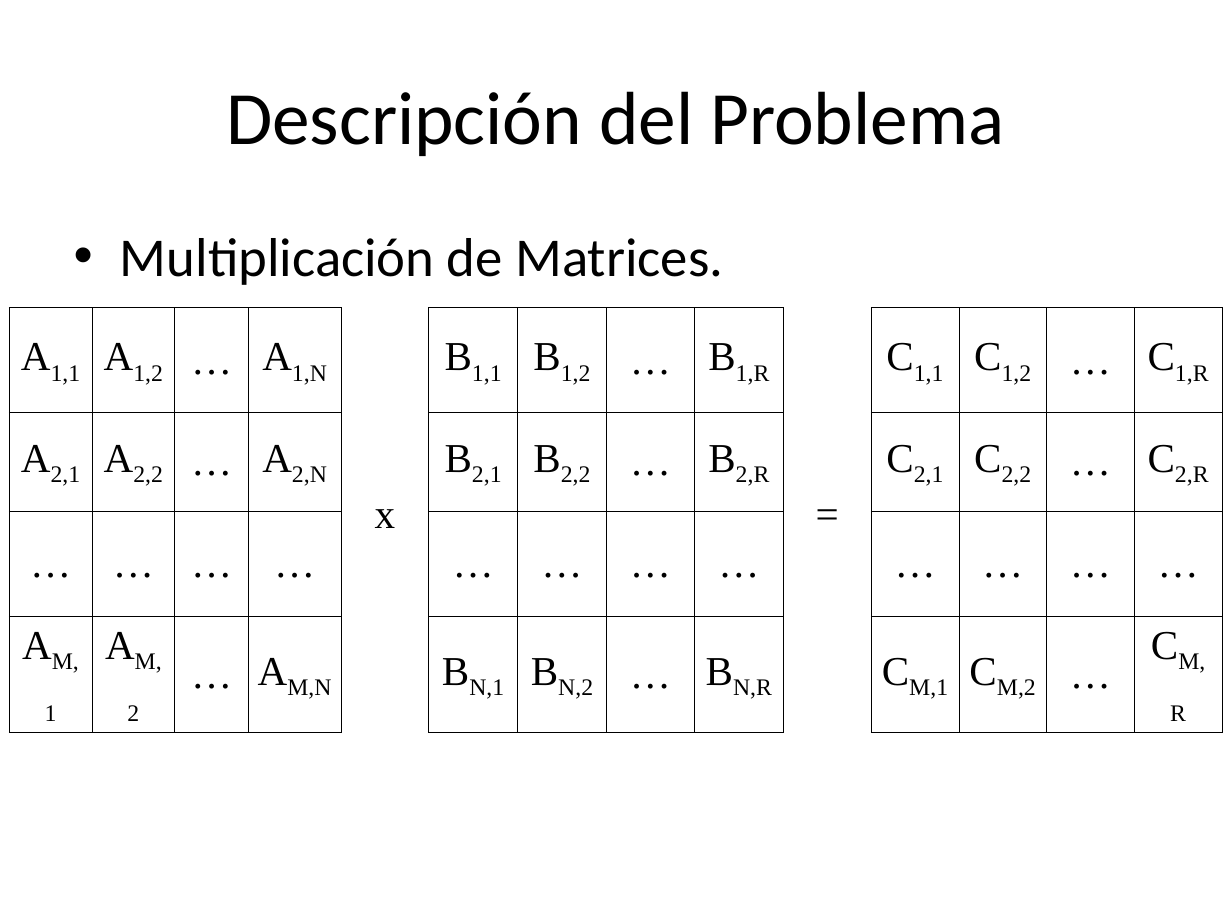
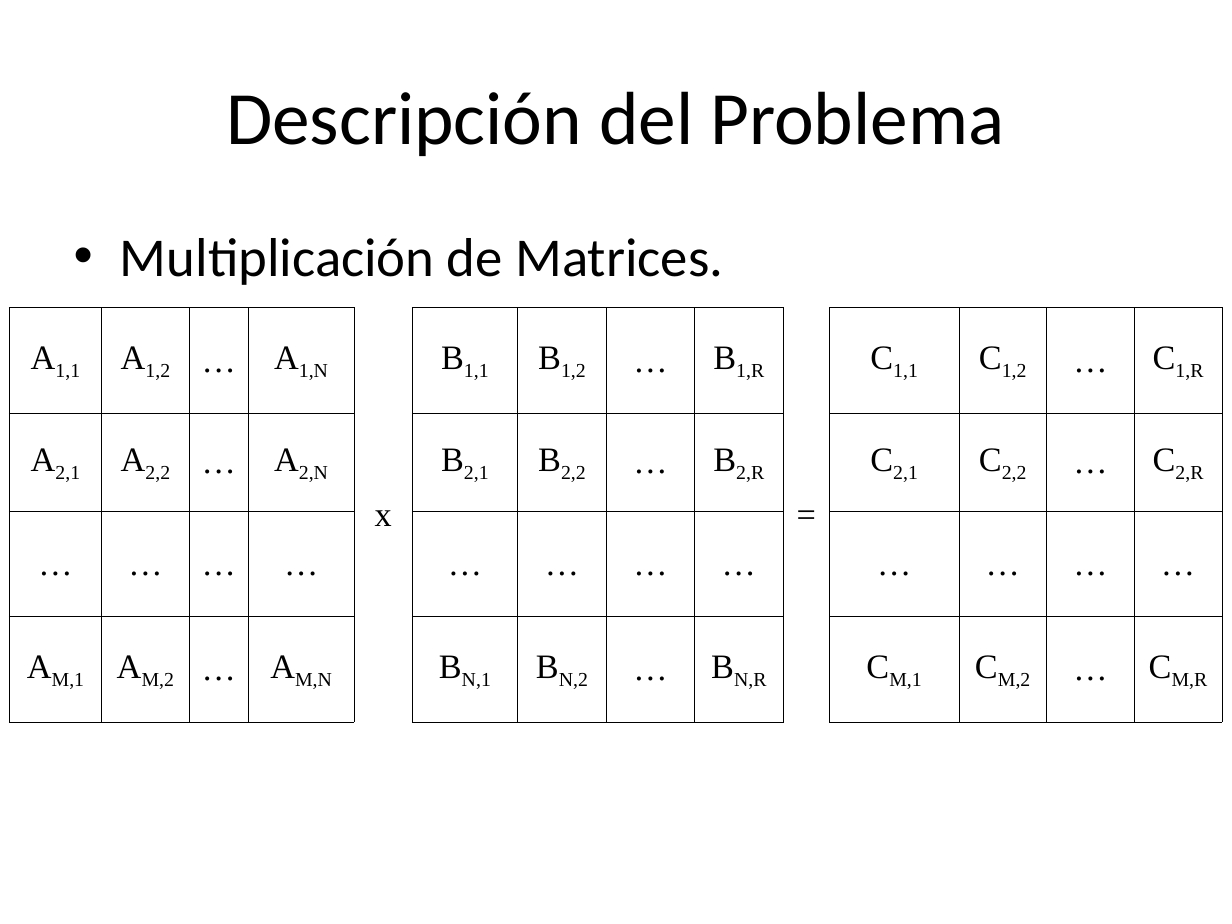
Before and after one commit to ghuttemann/multimat2, a slide deck: slide 4 of docs/TP-Multimat.ppt. Drawn at 1232x924 pixels with LibreOffice and Linux fonts; fonts in the diff are those of the drawing. Boxes give left, top, right and bottom in pixels: in the first picture for what was removed or moved away, otherwise in the second. Text is boxed around its words. In the diff, an @@ line names an element or a change of style, - is before the commit and + after.

```diff
--- a/docs/TP-Multimat.ppt
+++ b/docs/TP-Multimat.ppt
@@ table at [9, 308, 1221, 722] @@
@@ size 24 to 20 pt @@
```
Also in this commit, not shown: 6 other slides changed, 1 slide added, 1 other file.
